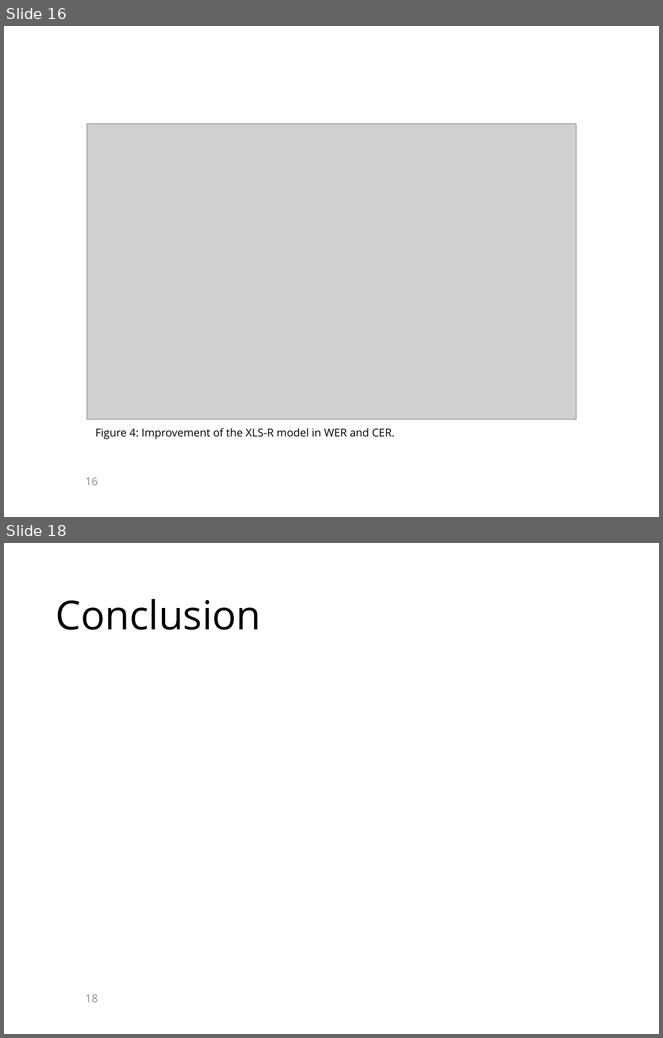
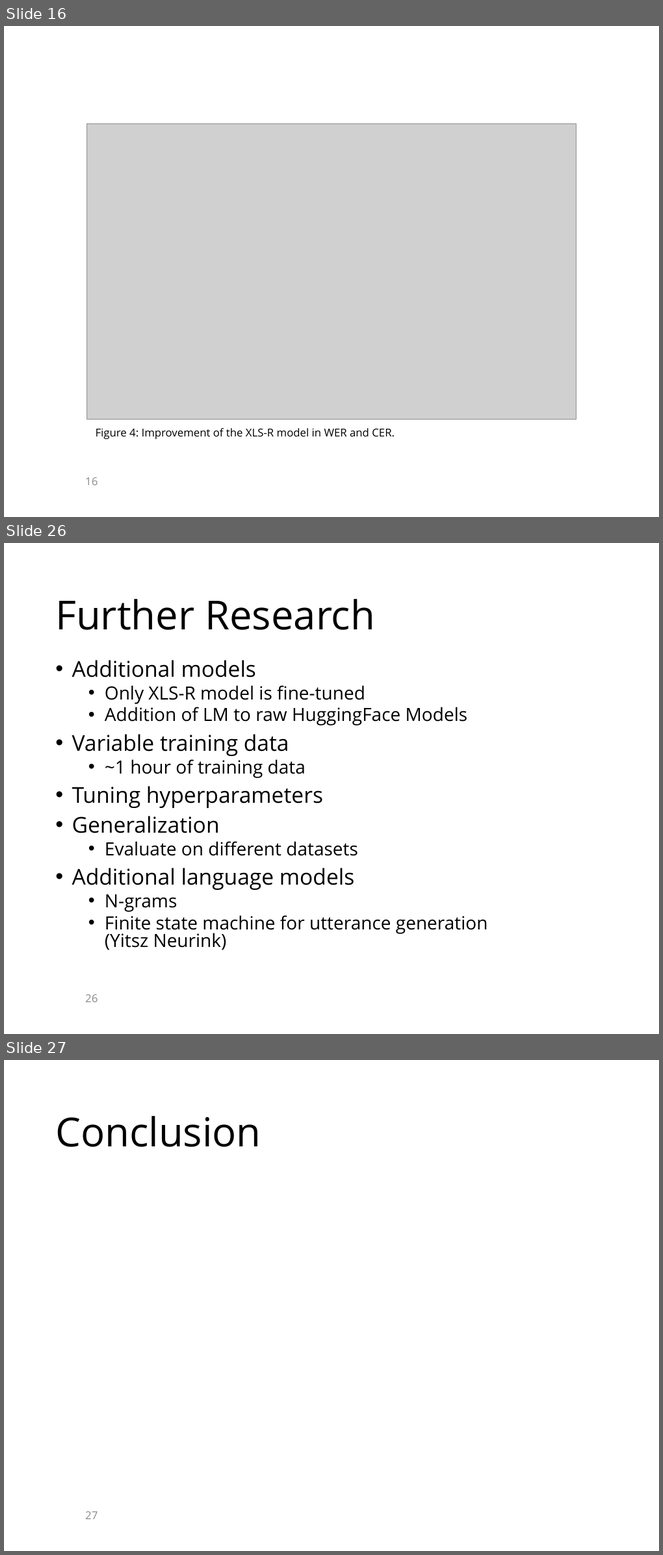
Before and after one commit to KaranChand/ATC, a slide deck: Thesis presentation ATC.pptx. Shown one above the other, each under a label of ours: slides 16 and 18 before the commit, slides 16, 26 and 27 after it; the slides between them are not shown. The pictures are 663x1038 and 663x1555 pixels, drawn with LibreOffice and Linux fonts; fonts in the diff are those of the drawing; grey boxes stand for pictures; background and template pictures are left out. Boxes give left, top, right and bottom in pixels: in the first picture for what was removed or moved away, otherwise in the second. Text is boxed around its words. In the diff, an @@ line names an element or a change of style, - is before the commit and + after.

```diff
--- a/Thesis presentation ATC.pptx
+++ b/Thesis presentation ATC.pptx
@@ slide 26 added at box(4, 543, 659, 1034), background picture (left out) @@
@@ title added at box(55, 599, 375, 630), 44 pt, text #000000 @@
+Further Research
@@ text added at box(72, 660, 488, 951), 20 pt, text #000000 @@
+• Additional models
+  • Only XLS-R model is fine-tuned
+  • Addition of LM to raw HuggingFace Models
+• Variable training data
+  • ~1 hour of training data
+• Tuning hyperparameters
+• Generalization
+  • Evaluate on different datasets
+• Additional language models
+  • N-grams
+  • Finite state machine for utterance generation
+    (Yitsz Neurink)
@@ page number added at box(85, 995, 98, 1003), 12 pt, text #8C8C8C @@
+26
@@ what was slide 18 is now slide 27 @@
@@ page number at box(85, 1512, 98, 1520): text changed @@
-18
+27
```
Also in this commit, not shown: 2 slides changed, 9 other slides added, 1 slide removed.
